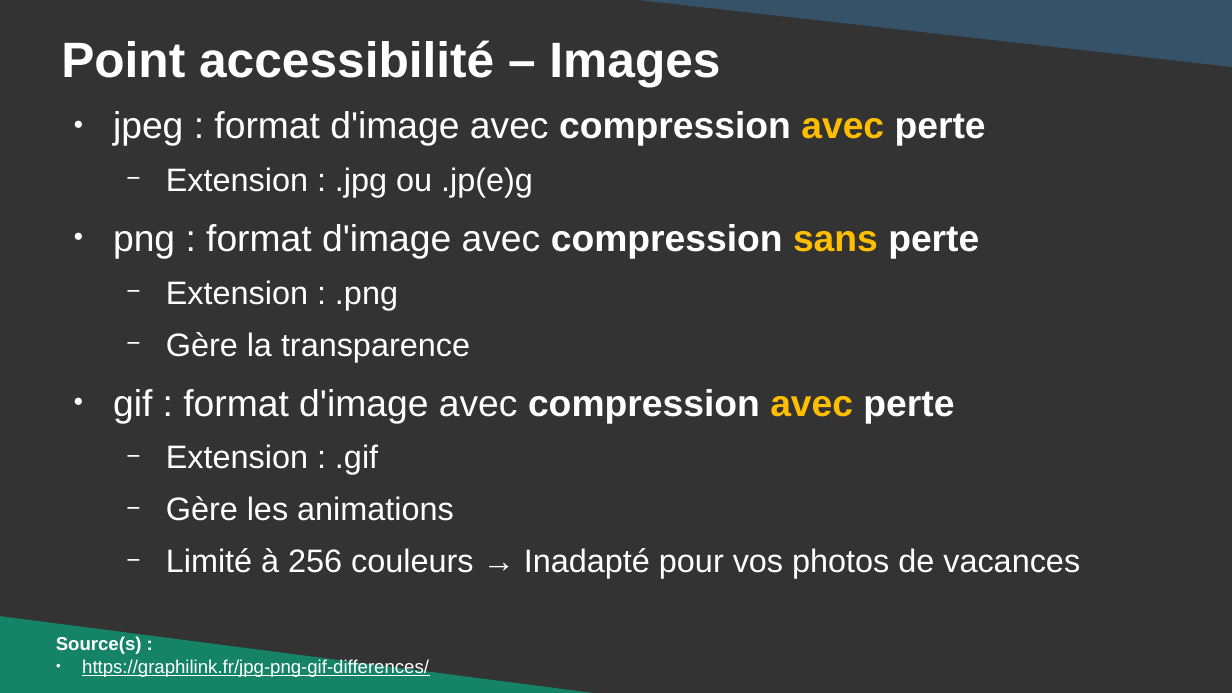
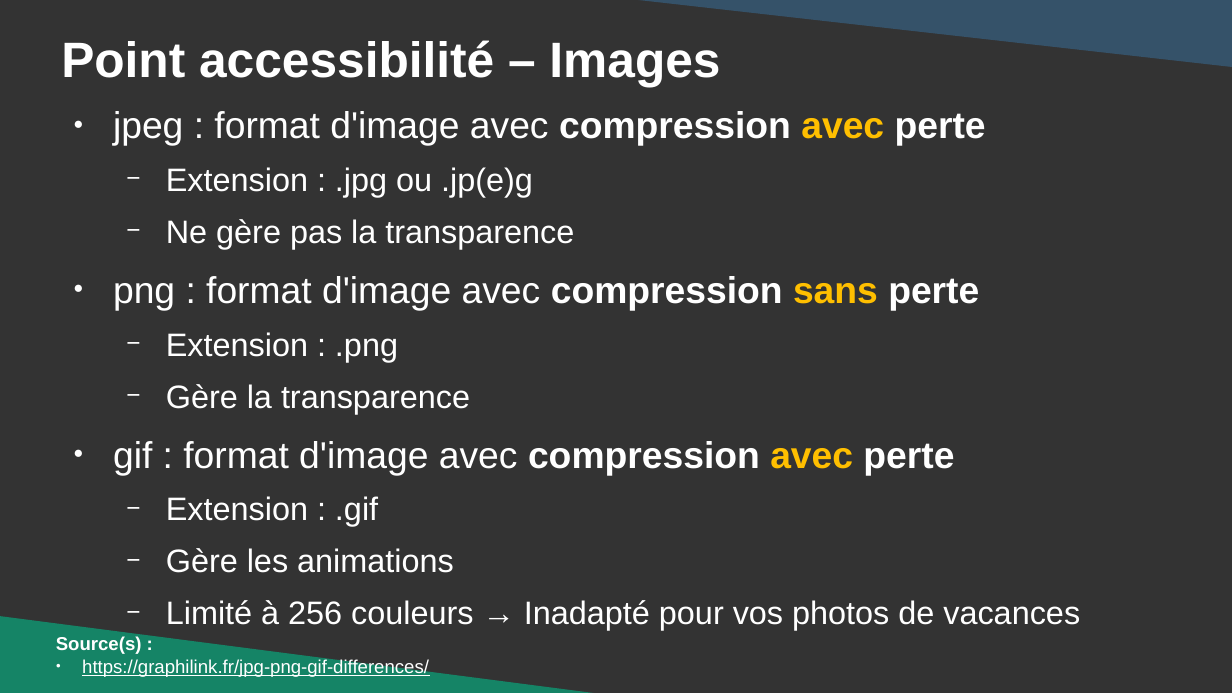
Before and after one commit to DanYellow/cours, a slide deck: slide 18 of integration-web-s3/travaux-pratiques/numero-2/presentation.odp. Drawn at 1232x693 pixels with LibreOffice and Linux fonts; fonts in the diff are those of the drawing. Boxes give left, top, right and bottom in pixels: in the first picture for what was removed or moved away, otherwise in the second. Text is boxed around its words. In the diff, an @@ line names an element or a change of style, - is before the commit and + after.

```diff
--- a/integration-web-s3/travaux-pratiques/numero-2/presentation.odp
+++ b/integration-web-s3/travaux-pratiques/numero-2/presentation.odp
@@ text at (166, 219, 574, 249): paragraph added @@
+  − Ne gère pas la transparence
```
Also in this commit, not shown: 10 other slides changed, 1 other file.
